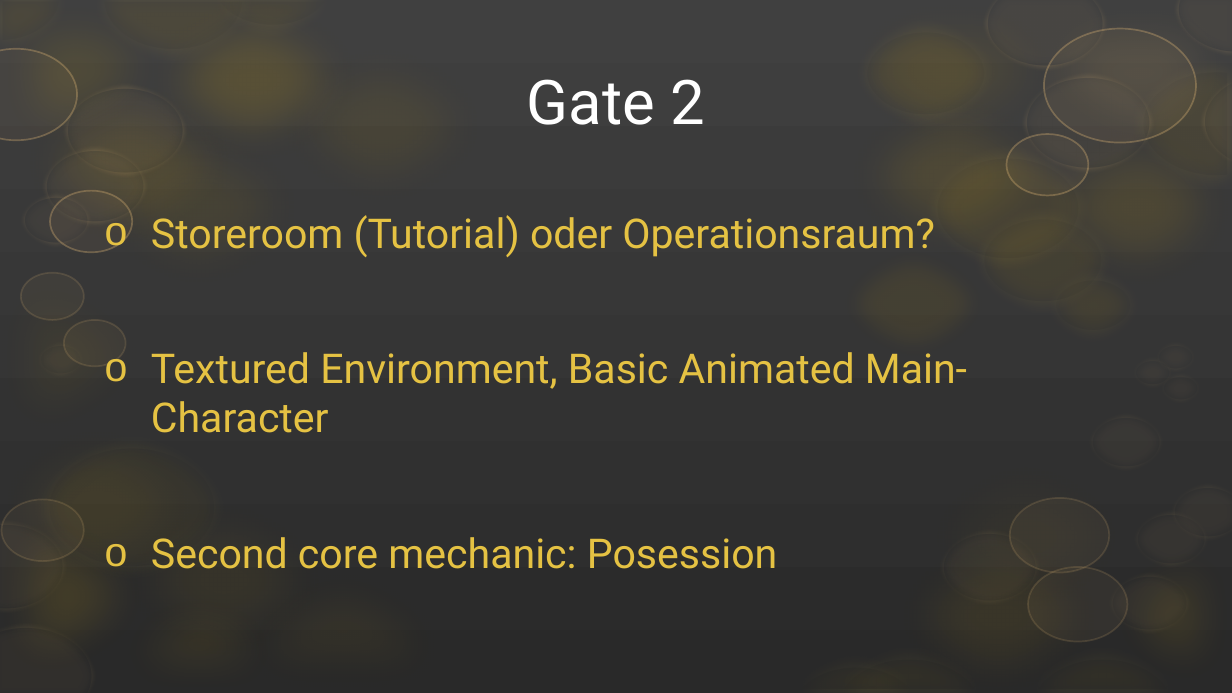
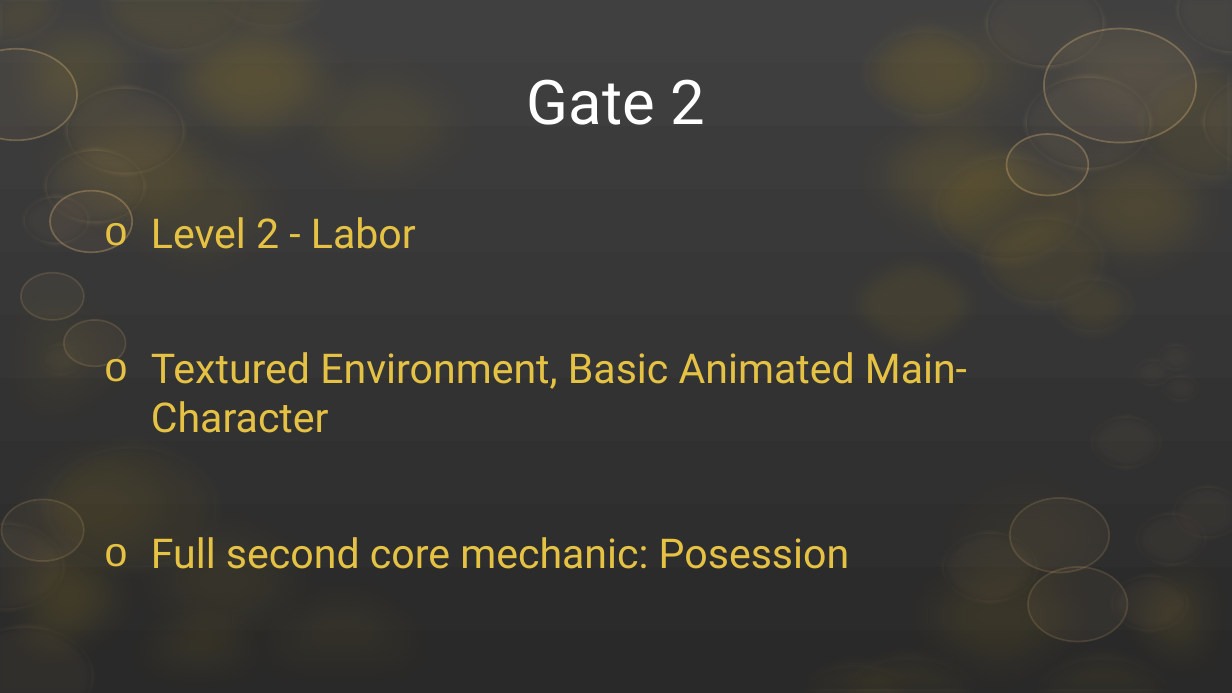
Before and after one commit to ArtjomProGrammer/Voodoo, a slide deck: slide 6 of _Organisation/Präsentation/Voodoo_PP1.pptx (slide 7 before the commit). Drawn at 1232x693 pixels with LibreOffice and Linux fonts; fonts in the diff are those of the drawing; background and template pictures are left out. Boxes give left, top, right and bottom in pixels: in the first picture for what was removed or moved away, otherwise in the second. Text is boxed around its words. In the diff, an @@ line names an element or a change of style, - is before the commit and + after.

```diff
--- a/_Organisation/Präsentation/Voodoo_PP1.pptx
+++ b/_Organisation/Präsentation/Voodoo_PP1.pptx
@@ subtitle at box(151, 217, 416, 249): text changed @@
-o Storeroom (Tutorial) oder Operationsraum?
+o Level 2 - Labor
@@ subtitle at box(151, 537, 849, 569): text changed @@
-o Second core mechanic: Posession
+o Full second core mechanic: Posession
```
Also in this commit, not shown: 3 other slides changed, 1 slide removed.
